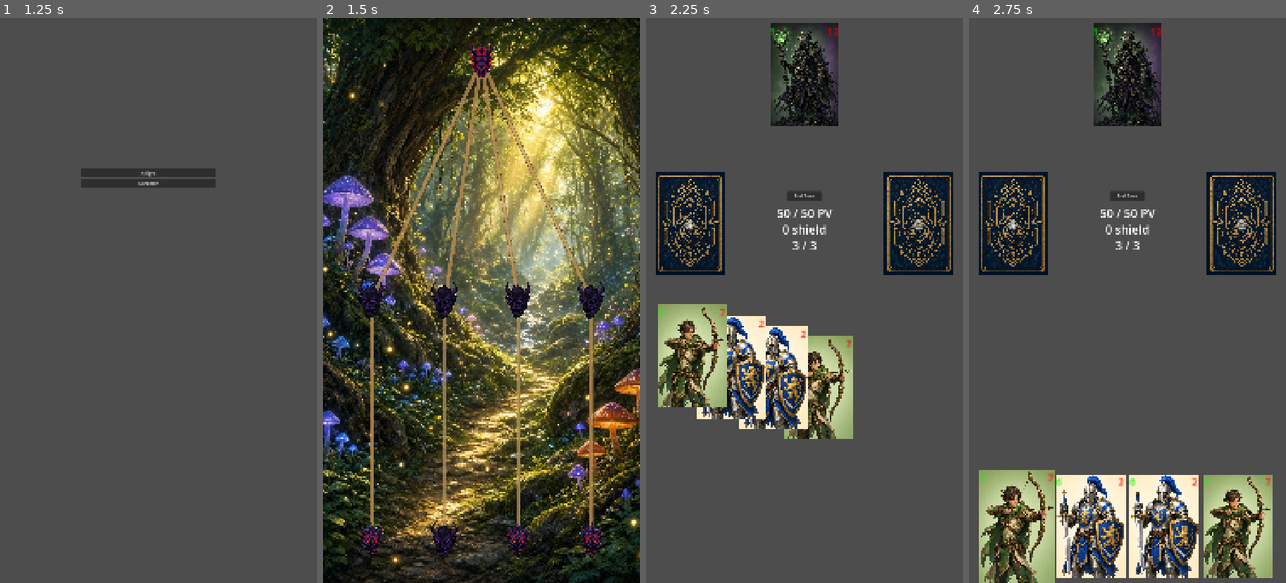
Above: before the commit, frames 1-4 (left to right).
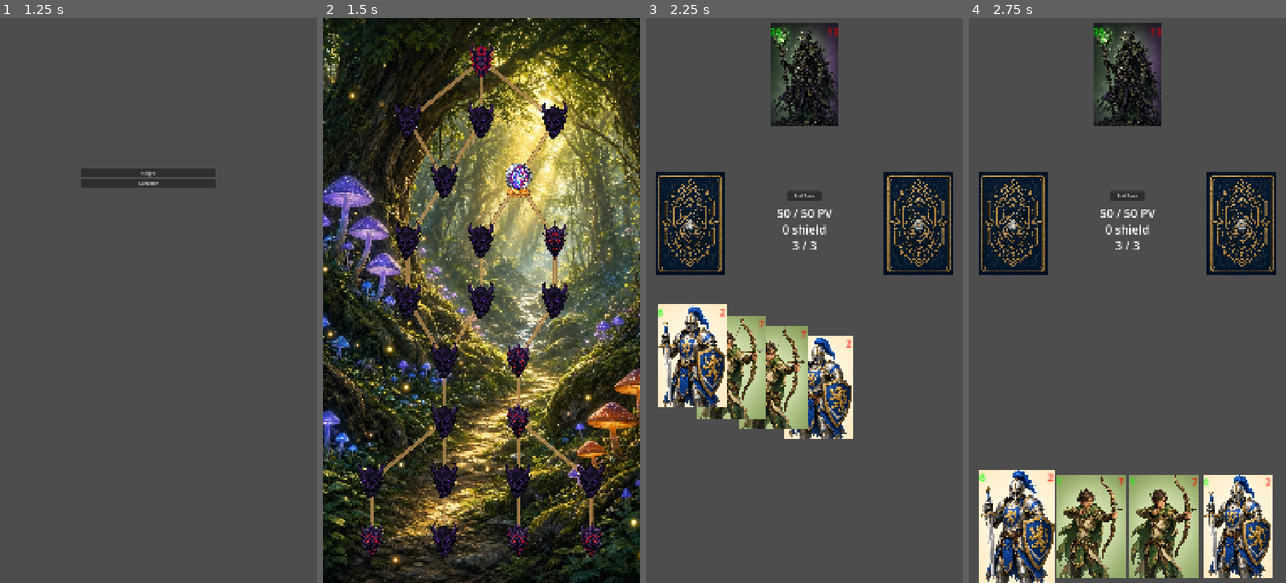
Above: after the commit, the same moments.

Repository: hugocardin/cardinDeckBuildingRoguelike
Game: Godot game, scene res://scenes/home/Home.tscn
The game is run twice, just before and just after one commit, with the same random seed, the same clock (stepped at 60 frames per second) and the same inputs.
Inputs (mouse positions are in pixels of both pictures, inside the frame that each line leads up to):
- Up to frame 1 (1.25 s): click "Start battle" at 0.5 s
- Up to frame 2 (1.5 s): click "Knight" at 1.25 s
- Up to frame 3 (2.25 s): click (693, 537) at 2.02 s
- Up to frame 4 (2.75 s): no input

Frame 1 is identical in both runs. In frame 2, 11% of the frame differs, in the area x 11-89%, y 8-85%; in frame 3, 11%; in frame 4, 16%, in the area x 3-96%, y 1-100%.

Commit message:
Other fixes/improvements from feedback

Diff:
--- a/components/deck/Deck.gd
+++ b/components/deck/Deck.gd
@@ -50,7 +50,7 @@
 func _set_card_count_text() -> void:
 	card_count_reference.text = str(player_deck.size())
 
-func draw_initial_cards() -> void:
+func refill_hand() -> void:
 	for i: int in range(Constants.PLAYER_CARD_COUNT - player_hand_reference.cards.size()):
 		draw_card()
 
--- a/components/enemy_card/EnemyCard.gd
+++ b/components/enemy_card/EnemyCard.gd
@@ -15,7 +15,7 @@
 	attack_reference = $Attack
 	enemy_card_image_reference = $EnemyCardImage
 
-func setup(card_name, attributes, card_scale: Vector2 = Vector2.ONE) -> void:
+func setup(card_name: String, attributes: Dictionary, card_scale: Vector2 = Vector2.ONE) -> void:
 	attribut_card_name = card_name
 	scale = card_scale
 
--- a/project.godot
+++ b/project.godot
@@ -22,6 +22,10 @@
 GameState="*uid://b24t1vlf4bpw0"
 SceneManager="*uid://bf2wfxi8xmabi"
 
+[debug]
+
+gdscript/warnings/untyped_declaration=1
+
 [display]
 
 window/size/viewport_width=1080
--- a/scenes/battle/Battle.gd
+++ b/scenes/battle/Battle.gd
@@ -1,6 +1,12 @@
+class_name Battle
+
 extends Node
 
 var battle_timer: Timer
+
+enum BATTLE_CURRENT_TURN {PLAYER, OPONNENT}
+
+var battle_current_turn: BATTLE_CURRENT_TURN
 
 var enemies_reference: Enemies
 var player_reference: Player
@@ -18,32 +24,36 @@
 	deck_reference = $Deck
 	end_button_reference = $EndTurnButton
 
-	initialise_cards()
+	_initialise_cards()
 
-func initialise_cards() -> void:
+func _initialise_cards() -> void:
+	battle_current_turn = BATTLE_CURRENT_TURN.PLAYER
+
 	player_reference.setup()
 	player_reference.player_turn_started()
 
 	var deck_cards: Array[String] = GameState.all_player_cards.duplicate()
 	deck_cards.shuffle()
 	deck_reference.setup(deck_cards)
-	deck_reference.draw_initial_cards()
+	deck_reference.refill_hand()
 
 	var enemy_cards: Array[String] = GameState.current_enemies
 	enemies_reference.setup(enemy_cards)
 
+func is_player_turn() -> bool:
+	return battle_current_turn == BATTLE_CURRENT_TURN.PLAYER
 
 func _on_end_turn_button_pressed() -> void:
 	end_button_reference.text = "Enemy turn"
 	end_button_reference.disabled = true
-	GameState.battle_current_turn = GameState.BATTLE_CURRENT_TURN.OPONNENT
+	battle_current_turn = BATTLE_CURRENT_TURN.OPONNENT
 
 	await opponent_turn()
 
 	if !GameState.is_player_dead():
 		end_button_reference.text = "End turn"
 		end_button_reference.disabled = false
-		GameState.battle_current_turn = GameState.BATTLE_CURRENT_TURN.PLAYER
+		battle_current_turn = BATTLE_CURRENT_TURN.PLAYER
 
 		player_reference.player_turn_started()
 
--- a/scenes/battle/CardManager.gd
+++ b/scenes/battle/CardManager.gd
@@ -10,11 +10,12 @@
 var screen_size: Vector2
 var is_hovering_on_card: bool
 
-var player_hand_reference
+var player_hand_reference: PlayerHand
 var discard_reference: Discard
 var enemies_reference: Enemies
 var deck_reference: Deck
 var player_reference: Player
+var battle_reference: Battle
 
 func _ready() -> void:
 	pressed_item = null
@@ -26,6 +27,7 @@
 	enemies_reference = $"../Enemies"
 	deck_reference = $"../Deck"
 	player_reference = $"../Player"
+	battle_reference = $".."
 
 	EventBus.card_hovered.connect(_on_hovered_card)
 	EventBus.card_hovered_off.connect(_on_hovered_off_card)
@@ -35,7 +37,7 @@
 	EventBus.mouse_released.connect(_on_mouse_released)
 
 func _on_mouse_pressed(item: Variant, pos: Vector2) -> void:
-	if GameState.is_player_turn():
+	if battle_reference.is_player_turn():
 		pressed_item = item
 		press_position = pos
 		is_dragging = false
@@ -59,7 +61,7 @@
 			finish_drag()
 		else:
 			print("Card tapped")
-	elif GameState.is_player_turn():
+	elif battle_reference.is_player_turn():
 		if pressed_item is EnemyCard:
 			# TODO connect to show enemy card details
 			EventBus.enemy_card_clicked.emit(pressed_item)
@@ -71,10 +73,10 @@
 
 func finish_drag() -> void:
 	if pressed_item is Card:
-		var enemy_card_found = Collision.check_for_enemy_card()
+		var enemy_card_found: EnemyCard = Collision.check_for_enemy_card()
 		is_hovering_on_card = false
 
-		if GameState.is_player_turn() && player_reference.has_actions() and enemy_card_found:
+		if battle_reference.is_player_turn() && player_reference.has_actions() and enemy_card_found:
 			pressed_item.scale = Constants.CARD_SCALE_BIG
 			player_reference.decrement_actions()
 			player_hand_reference.remove_card_to_hand(pressed_item)
--- a/scenes/battle/Enemies.gd
+++ b/scenes/battle/Enemies.gd
@@ -49,10 +49,10 @@
 		animate_card_to_position(enemy_card, target, Constants.CARD_DEFAULT_MOVE_DURATION)
 
 func calculate_card_position(index: int, total_count: int) -> float:
-	var screen_width = center_screen_x * 2.0
-	var total_cards_width = total_count * Constants.CARD_WIDTH
-	var total_spacing = screen_width - total_cards_width
-	var gap = total_spacing / (total_count + 1)
+	var screen_width: float = center_screen_x * 2.0
+	var total_cards_width: float = total_count * Constants.CARD_WIDTH
+	var total_spacing: float = screen_width - total_cards_width
+	var gap: float = total_spacing / (total_count + 1)
 
 	return gap + index * (Constants.CARD_WIDTH + gap) + Constants.CARD_WIDTH / 2.0
 
--- a/scenes/battle/PlayerHand.gd
+++ b/scenes/battle/PlayerHand.gd
@@ -6,7 +6,7 @@
 var hand_y: float
 
 func _ready() -> void:
-	var h = get_viewport().get_visible_rect().size.y
+	var h: float = get_viewport().get_visible_rect().size.y
 	hand_y = h - Constants.PLAYER_HAND_BOTTOM_MARGIN - Constants.CARD_HEIGHT / 2.0
 	cards = []
 
--- a/scenes/map/Map.gd
+++ b/scenes/map/Map.gd
@@ -131,7 +131,7 @@
 	var rows: Array[Array] = []
 	rows.resize(Constants.MAP_ROWS + 1)
 	for i in range(rows.size()):
-		rows[i] = []
+		rows[i] = [] as Array[MapNode]
 	for node in nodes:
 		rows[node.row].append(node)
 
--- a/scripts/CardDatabase.gd
+++ b/scripts/CardDatabase.gd
@@ -20,47 +20,47 @@
 	Constants.LevelType.NORMAL_BATTLE: {
 		"orc": {
 			"attack": 3,
-			"health": 1 #20
+			"health": 20
 		},
 		"wraithvine": {
 			"attack": 9,
-			"health": 1 #15
+			"health": 15
 		},
 		"gobelin": {
 			"attack": 3,
-			"health": 1 #10
+			"health": 10
 		},
 		"skeleton": {
 			"attack": 5,
-			"health": 1 #17
+			"health": 17
 		},
 		"wolf": {
 			"attack": 10,
-			"health": 1 #13
+			"health": 13
 		}
 	},
 	Constants.LevelType.ELITE_BATTLE : {
 		"armored_orc": {
 			"attack": 10,
-			"health": 1 #32
+			"health": 32
 		},
 		"dark_knight": {
 			"attack": 15,
-			"health": 1 #27
+			"health": 27
 		},
 		"corrupted_druid": {
 			"attack": 13,
-			"health": 1 #30
+			"health": 30
 		}
 	},
 	Constants.LevelType.WORLD_BOSS_BATTLE: {
 		"dragon": {
 			"attack": 17,
-			"health": 1 #150
+			"health": 150
 		},
 		"lich_king": {
 			"attack": 20,
-			"health": 1 #110
+			"health": 110
 		}
 	}
 }
--- a/scripts/Constants.gd
+++ b/scripts/Constants.gd
@@ -16,7 +16,7 @@
 
 const ENEMIES_HAND_TOP_MARGIN := 20
 const ENEMIES_Y := ENEMIES_HAND_TOP_MARGIN + CARD_HEIGHT / 2.0
-const MAX_NORMAL_ENEMIES := 1 #3
+const MAX_NORMAL_ENEMIES := 3
 
 const ENEMY_CARD_SCENE_PATH := "res://components/enemy_card/EnemyCard.tscn"
 const BATTLE_SCENE_PATH := "res://scenes/battle/Battle.tscn"
@@ -24,7 +24,7 @@
 const PLAYER_CARD_COUNT := 4
 const PLAYER_HAND_BOTTOM_MARGIN := 20
 
-const MAP_ROWS := 2
+const MAP_ROWS := 8
 const MAP_COLUMNS := 4
 const MAP_NODE_SIZE := Vector2(128, 128)
 const MAP_MIN_NODE_SPACING := 250
@@ -46,7 +46,7 @@
 	"res://assets/backgrounds/enchanted_forest.jpg",
 	"res://assets/backgrounds/floating_candy_islands.jpg",
 	"res://assets/backgrounds/flower_power_garden.jpg",
-	"res://assets/backgrounds/magic_librairy_sky.jpg",
+	"res://assets/backgrounds/magic_library_sky.jpg",
 	"res://assets/backgrounds/snowy_animal_village.jpg",
 	"res://assets/backgrounds/space_playground.jpg",
 	"res://assets/backgrounds/sunny_beach.jpg",
--- a/scripts/GameState.gd
+++ b/scripts/GameState.gd
@@ -1,6 +1,4 @@
 extends Node
-
-enum BATTLE_CURRENT_TURN {PLAYER, OPONNENT}
 
 var selected_character_name: String
 var current_health: int
@@ -11,7 +9,6 @@
 var current_map_nodes: Array[MapNode]
 var map_background_index: int
 var current_node: MapNode
-var battle_current_turn: BATTLE_CURRENT_TURN
 
 func _ready() -> void:
 	reset()
@@ -33,9 +30,6 @@
 func is_player_dead() -> bool:
 	return current_health <= 0
 
-func is_player_turn() -> bool:
-	return battle_current_turn == BATTLE_CURRENT_TURN.PLAYER
-
 func reset() -> void:
 	selected_character_name = ""
 	current_health = 0
@@ -45,5 +39,4 @@
 	current_enemies = []
 	current_map_nodes= []
 	current_node = null
-	battle_current_turn = BATTLE_CURRENT_TURN.PLAYER
 	map_background_index = 0
